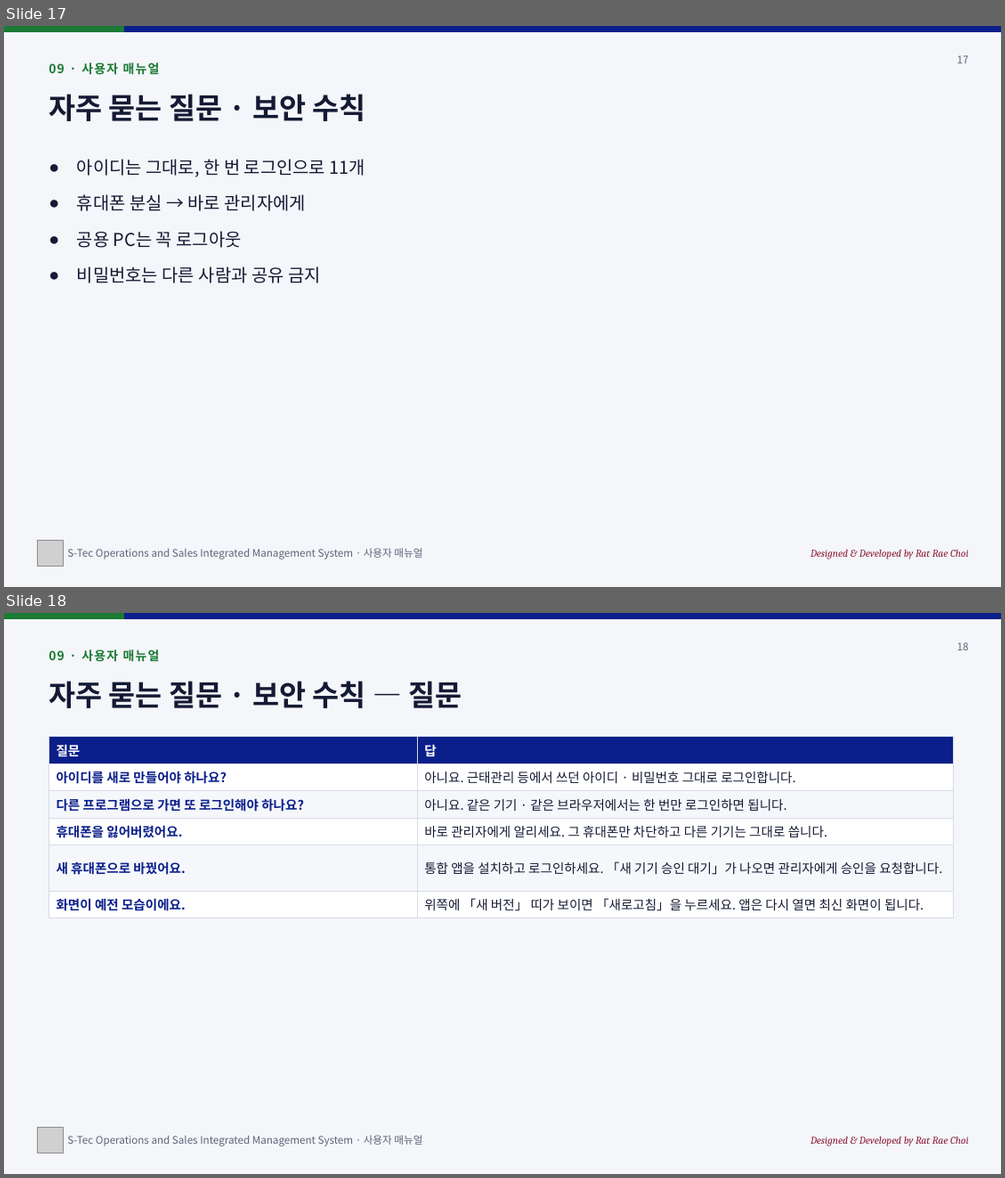
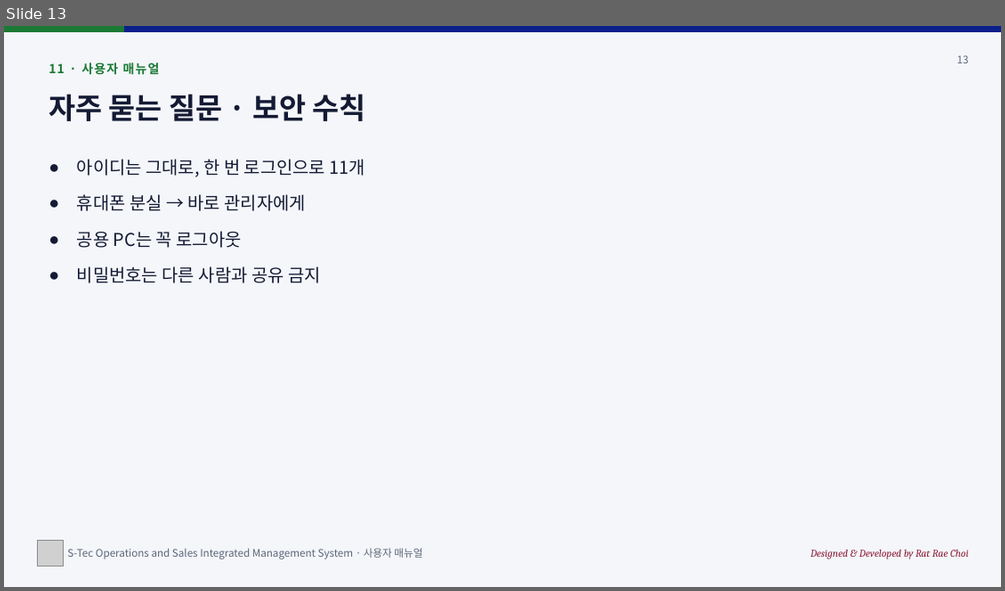
Before and after one commit to sadness500-boop/S-Tec-Operations-and-Sales-Integrated-Management-System, a slide deck: manuals/stec-user-manual.pptx. Shown one above the other, each under a label of ours: slides 17 and 18 before the commit, slide 13 after it. The pictures are 1005x1178 and 1005x591 pixels, drawn with LibreOffice and Linux fonts; fonts in the diff are those of the drawing; grey boxes stand for pictures. Boxes give left, top, right and bottom in pixels: in the first picture for what was removed or moved away, otherwise in the second. Text is boxed around its words. In the diff, an @@ line names an element or a change of style, - is before the commit and + after.

```diff
--- a/manuals/stec-user-manual.pptx
+++ b/manuals/stec-user-manual.pptx
@@ slide 18 removed at (4,613,1001,1174), background #F4F6FA @@
@@ rectangle removed at (4,613,1001,619) @@
@@ rectangle removed at (4,613,123,619) @@
@@ text removed at (48,649,160,662) @@
-09 · 사용자 매뉴얼
@@ text removed at (957,642,969,650) @@
-18
@@ text removed at (48,681,461,708) @@
-자주 묻는 질문 · 보안 수칙 — 질문
@@ table removed at (48,737,954,915), 6 rows, 2 columns @@
-질문 | 답
-아이디를 새로 만들어야 하나요? | 아니요. 근태관리 등에서 쓰던 아이디 · 비밀번호 그대로 로그인합니다.
-다른 프로그램으로 가면 또 로그인해야 하나요? | 아니요. 같은 기기 · 같은 브라우저에서는 한 번만 로그인하면 됩니다.
-휴대폰을 잃어버렸어요. | 바로 관리자에게 알리세요. 그 휴대폰만 차단하고 다른 기기는 그대로 씁니다.
-새 휴대폰으로 바꿨어요. | 통합 앱을 설치하고 로그인하세요. 「새 기기 승인 대기」가 나오면 관리자에게 승인을 요청합니다.
-화면이 예전 모습이에요. | 위쪽에 「새 버전」 띠가 보이면 「새로고침」을 누르세요. 앱은 다시 열면 최신 화면이 됩니다.
@@ picture removed at (38,1127,63,1153) @@
@@ text removed at (67,1135,422,1146) @@
-S-Tec Operations and Sales Integrated Management System · 사용자 매뉴얼
@@ text removed at (810,1136,969,1146) @@
-Designed & Developed by Rat Rae Choi
@@ what was slide 17 is now slide 13 @@
@@ slide 13 changed as well @@
@@ text at (48,62,160,75): text changed @@
-09 · 사용자 매뉴얼
+11 · 사용자 매뉴얼
@@ text at (957,55,969,63): text changed @@
-17
+13
```
Also in this commit, not shown: 13 other slides changed, 4 other slides removed, 11 other files.
